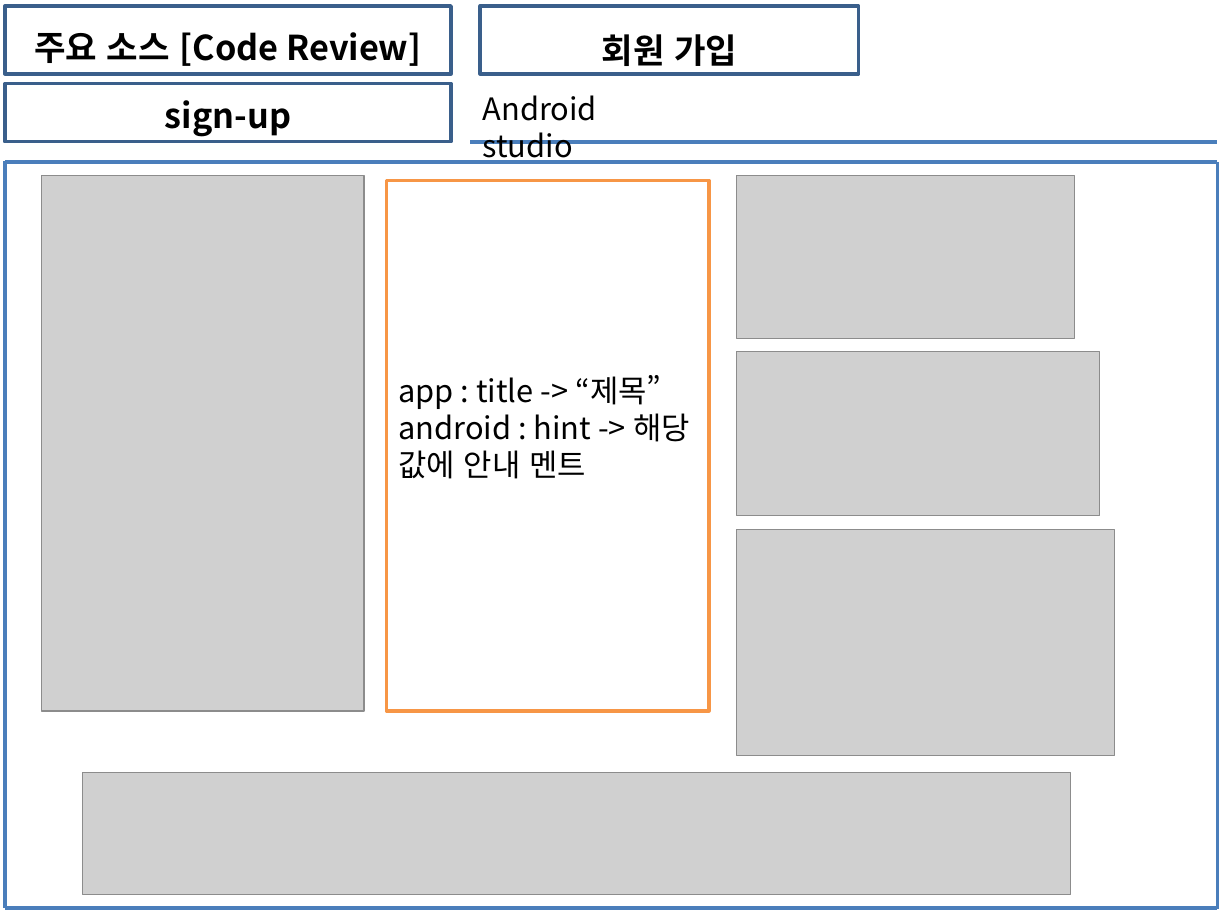
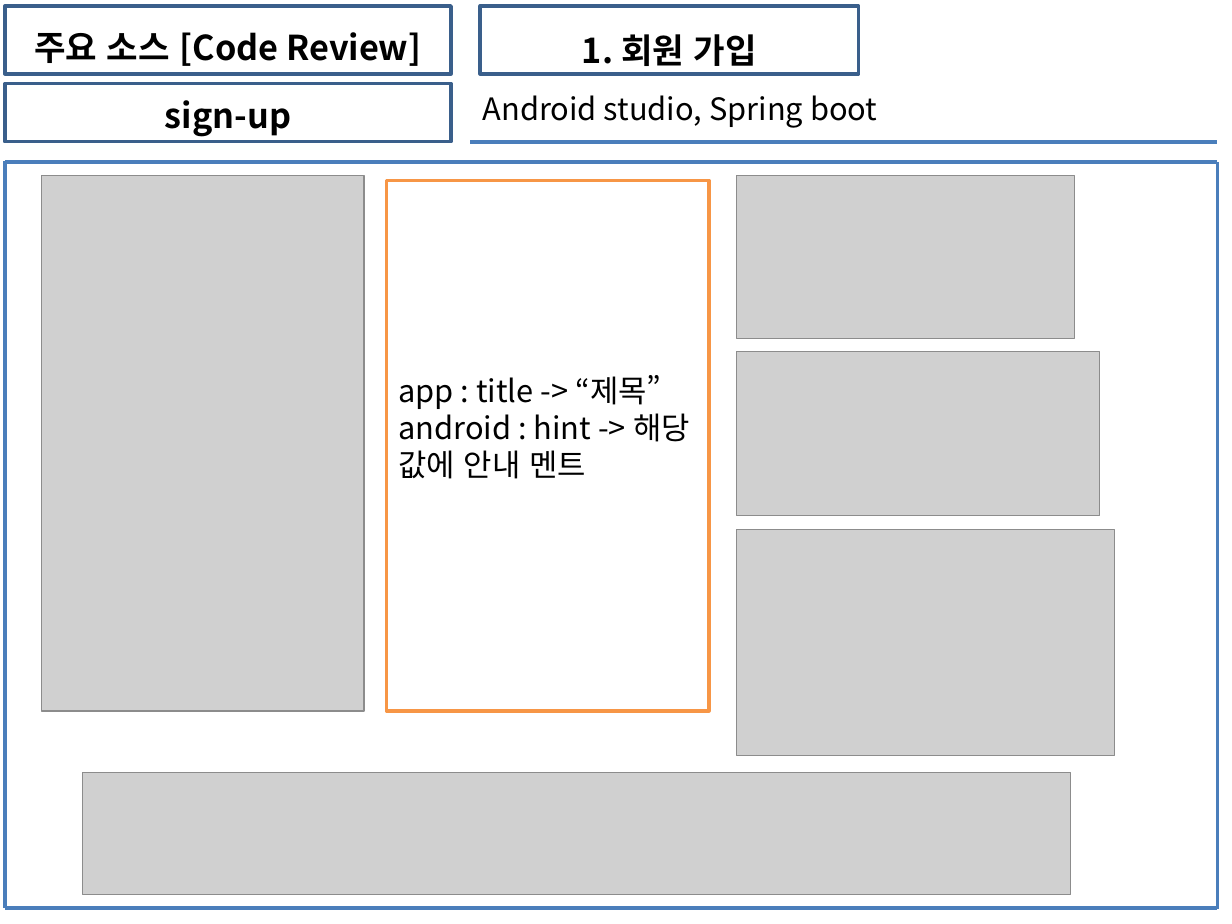
Before and after one commit to soh0256/5team, a slide deck: slide 2 of 개발 5팀 7차 미니 프로젝트 산출물 제출/3) KOSMO_77기_개발 5팀_Unit_Test_보고서.pptx (slide 5 before the commit). Drawn at 1232x924 pixels with LibreOffice and Linux fonts; fonts in the diff are those of the drawing; grey boxes stand for pictures. Boxes give left, top, right and bottom in pixels: in the first picture for what was removed or moved away, otherwise in the second. Text is boxed around its words. In the diff, an @@ line names an element or a change of style, - is before the commit and + after.

```diff
--- a/개발 5팀 7차 미니 프로젝트 산출물 제출/3) KOSMO_77기_개발 5팀_Unit_Test_보고서.pptx
+++ b/개발 5팀 7차 미니 프로젝트 산출물 제출/3) KOSMO_77기_개발 5팀_Unit_Test_보고서.pptx
@@ text in rectangle at (x1=582, y1=34, x2=757, y2=73): text changed @@
-회원 가입
+1. 회원 가입
@@ text at (x1=483, y1=95, x2=877, y2=128): text changed @@
-Android studio
+Android studio, Spring boot
```
Also in this commit, not shown: 3 other slides changed, 10 slides added, 1 slide removed.
